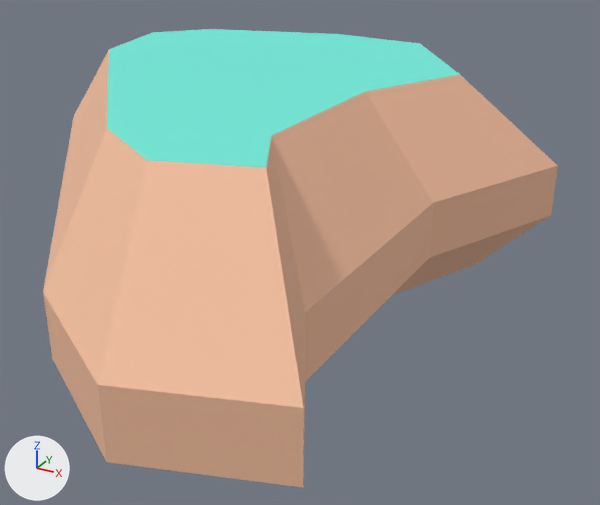
The glTF model assets/nature_kit/rock_largeA.glb, before and after one commit.
One viewpoint serves both versions: a camera (50 mm lens) standing at (0.598, -0.887, 0.424) and looking at (0.106, 0.007, -0.023). Arrows for +X, +Y and +Z are at lower left; the lights stay in place. The older version comes first. Where no turn or scale is listed for an object, it has been applied to the vertices.

The first picture shows 'rock_largeA'.
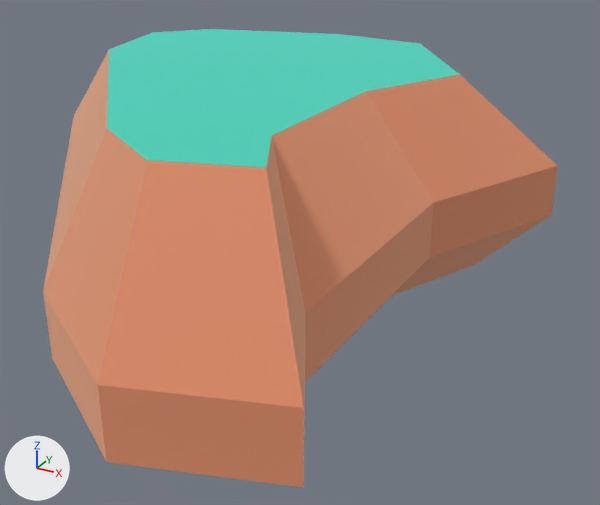
Scene script edits in JSON lines:
```json
{"op": "set", "path": "mat_dirt.metallic", "old": "0.05", "new": "1.0"}
{"op": "set", "path": "mat_dirt.roughness", "old": "0.85", "new": "1.0"}
{"op": "set", "path": "mat_grass.metallic", "old": "0.05", "new": "1.0"}
{"op": "remove", "block": "ob_tmpparent", "code": ["ob_tmpparent = bpy.data.objects.new('tmpParent', None)", "ob_tmpparent.location = (0.0, 0.0, 0.0)"]}
```

What differs and where, as boxes (x1, y1, x2, y2) in the pictures (600 x 505 px):
```json
{"object": "rock_largeA", "change": "surface changed", "before": [43, 29, 558, 487], "after": [43, 29, 558, 487]}
```
